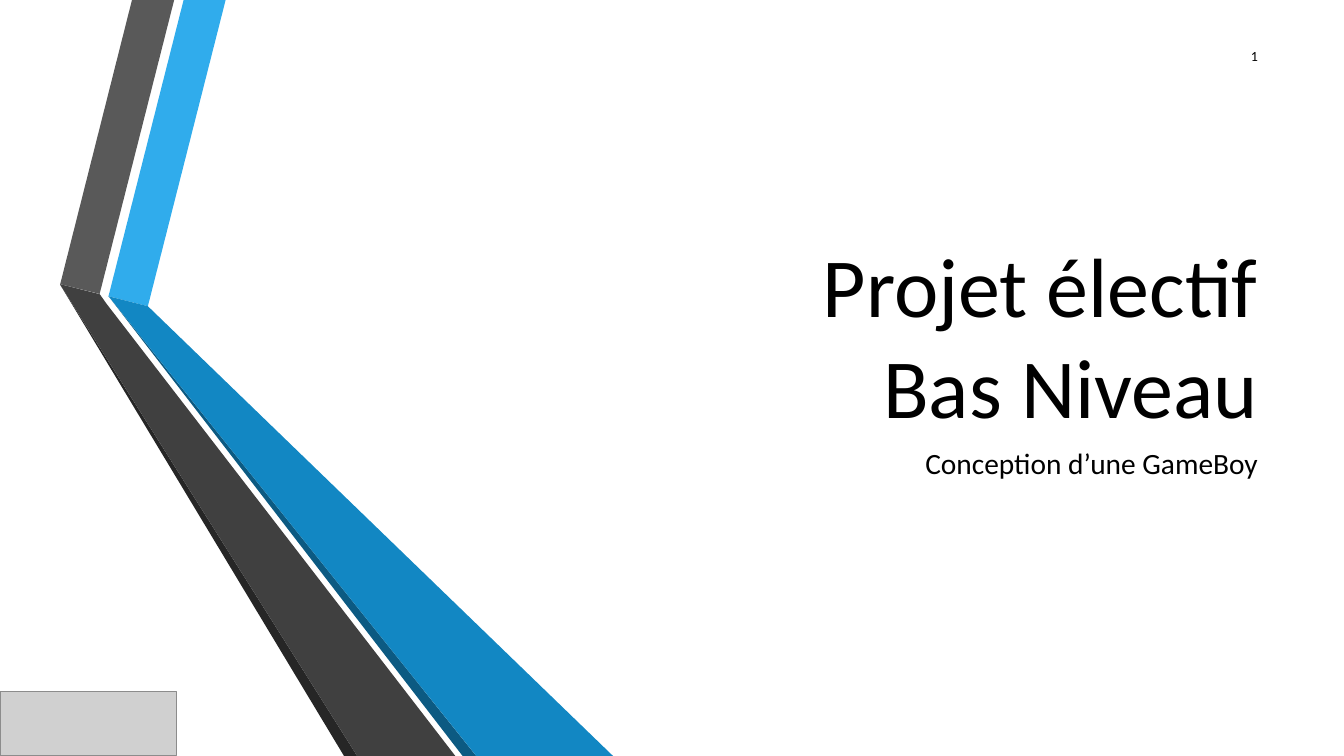
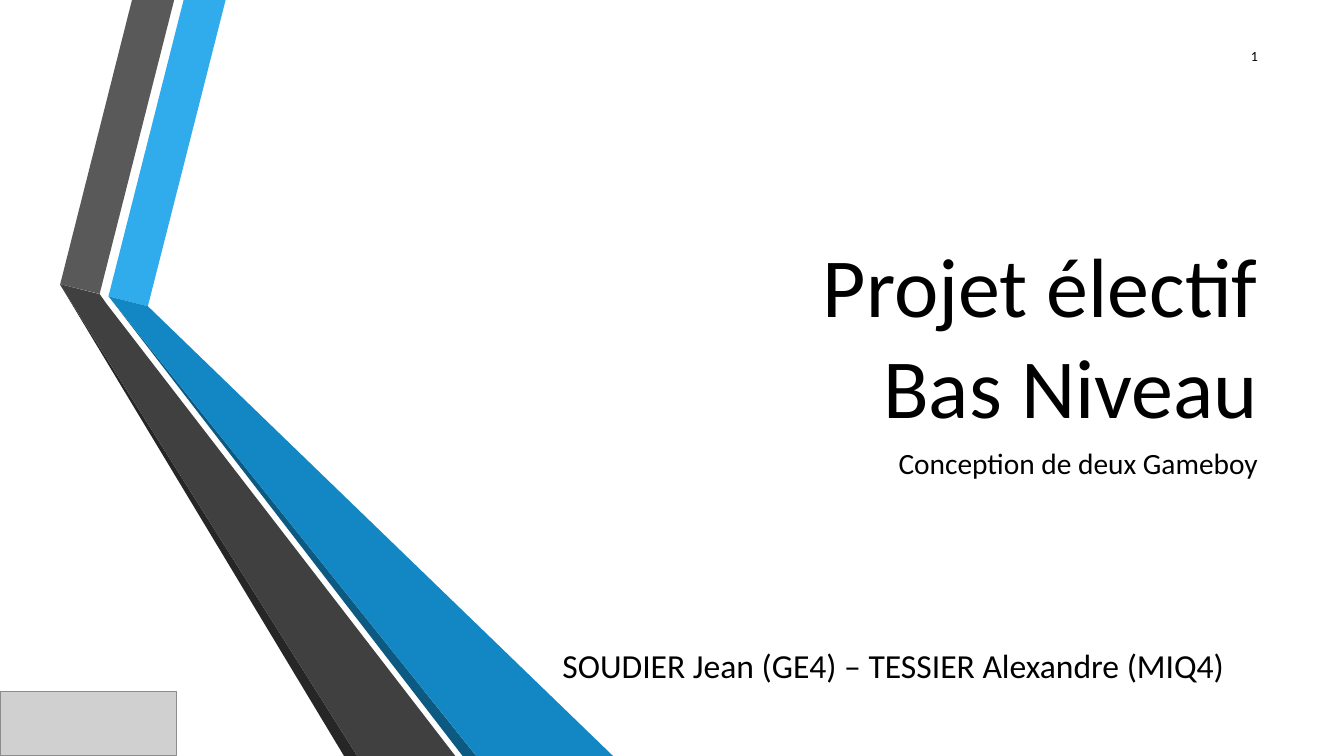
Before and after one commit to JeanSOUDIER/Bas-Niveau, a slide deck: slide 1 of Projet électif.pptx. Drawn at 1344x756 pixels with LibreOffice and Linux fonts; fonts in the diff are those of the drawing; grey boxes stand for pictures; background and template pictures are left out. Boxes give left, top, right and bottom in pixels: in the first picture for what was removed or moved away, otherwise in the second. Text is boxed around its words. In the diff, an @@ line names an element or a change of style, - is before the commit and + after.

```diff
--- a/Projet électif.pptx
+++ b/Projet électif.pptx
@@ subtitle at [899,453,1258,479]: text changed @@
-Conception d’une GameBoy
+Conception de deux Gameboy
@@ text added at [562,653,1224,683], 24 pt, text #000000 @@
+SOUDIER Jean (GE4) – TESSIER Alexandre (MIQ4)
```
Also in this commit, not shown: 1 other slide changed, 4 slides added, 1 slide removed, 2 other files.
